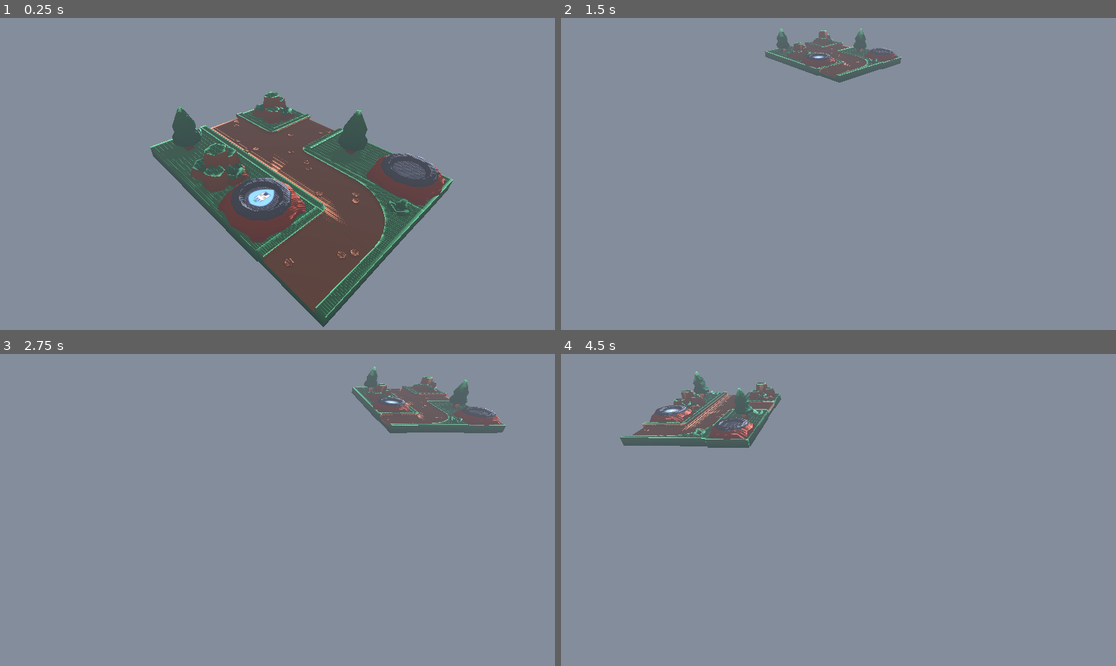
Above: before the commit, frames 1-4 (two rows, left to right).
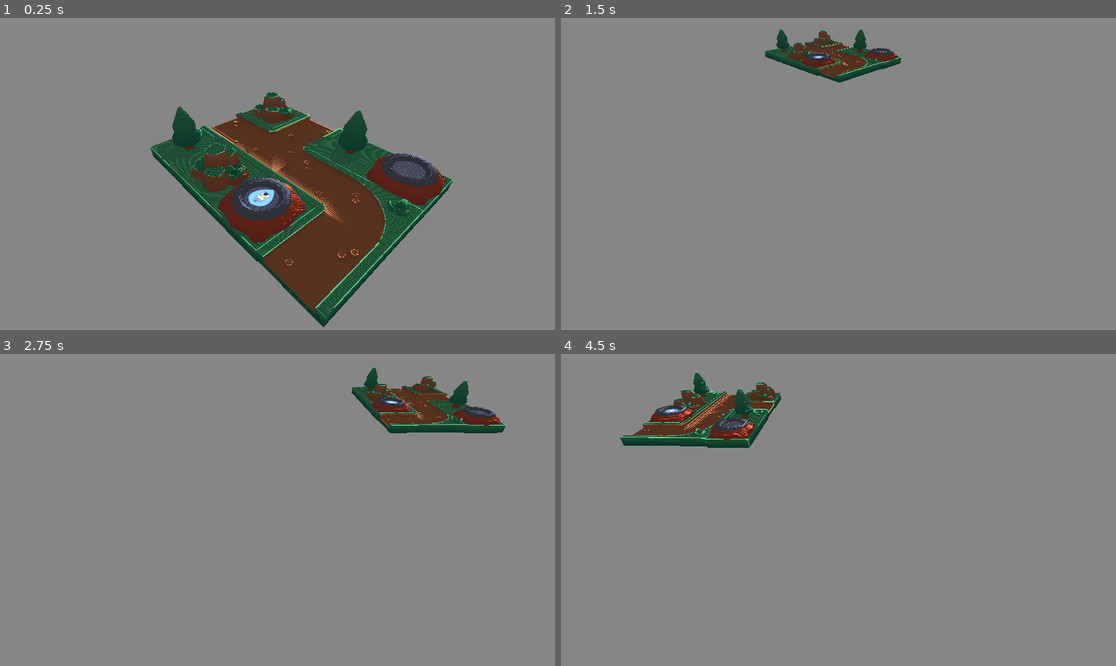
Above: after the commit, the same moments.

Repository: MarkStruik/Tiny-Stronghold
Game: Godot game, scene res://Level/Main.tscn
The game is run twice, just before and just after one commit, with the same random seed, the same clock (stepped at 60 frames per second) and the same inputs.
Inputs (mouse positions are in pixels of both pictures, inside the frame that each line leads up to):
- Up to frame 1 (0.25 s): no input
- Up to frame 2 (1.5 s): tap Enter at 0.5 s; move the mouse to (960, 158) at 0.52 s; hold S (cam_back) 0.53-1.28 s; click (960, 158) at 0.67 s; move the mouse to (727, 189) at 1.27 s; tap Q (cam_ccw) at 1.35 s; click (727, 189) at 1.42 s
- Up to frame 3 (2.75 s): tap Space at 2 s; move the mouse to (333, 441) at 2.02 s; hold E (cam_cw) from 2.03 s (still down); click (333, 441) at 2.17 s
- Up to frame 4 (4.5 s): move the mouse to (810, 572) at 2.77 s; release E (cam_cw) at 2.78 s; tap W (cam_forward) at 2.85 s; click (810, 572) at 2.92 s; move the mouse to (1005, 556) at 3.52 s; hold D (cam_left) 3.53-4.28 s; click (1005, 556) at 3.67 s; move the mouse to (672, 463) at 4.27 s; right-click (672, 463) at 4.35 s; click (672, 463) at 4.42 s

The runs differ from the first frame. In frame 1, 19% of the frame differs, in the area x 27-82%, y 23-100%; in frame 2, 2.2%; in frame 3, 3.2%; in frame 4, 3.8%.

Commit message:
removing volumetric fog

Diff:
--- a/Level/Main.tscn
+++ b/Level/Main.tscn
@@ -7,8 +7,6 @@
 [sub_resource type="Environment" id="Environment_ij12d"]
 background_energy_multiplier = 1.75
 ambient_light_color = Color(0.0925514, 0.397095, 0.377813, 1)
-fog_enabled = true
-volumetric_fog_enabled = true
 
 [sub_resource type="QuadMesh" id="QuadMesh_ij12d"]
 size = Vector2(2, 2)
@@ -27,7 +25,6 @@
 shadow_enabled = true
 shadow_bias = 0.15
 shadow_normal_bias = 3.0
-directional_shadow_blend_splits = true
 
 [node name="GameIcon" type="MeshInstance3D" parent="."]
 transform = Transform3D(0.99904, 0, 0, 0, 0.0127982, 0.998958, 0, -0.998958, 0.0127982, 4.03648, 1.47407, 0.124943)
@@ -44,3 +41,5 @@
 
 [node name="Camera3D" type="Camera3D" parent="CameraRig/Pivot"]
 fov = 60.0
+near = 0.1
+far = 250.0
--- a/project.godot
+++ b/project.godot
@@ -72,5 +72,4 @@
 
 renderer/rendering_method="gl_compatibility"
 renderer/rendering_method.mobile="gl_compatibility"
-renderer/rendering_method.web="mobile"
 textures/vram_compression/import_etc2_astc=true
